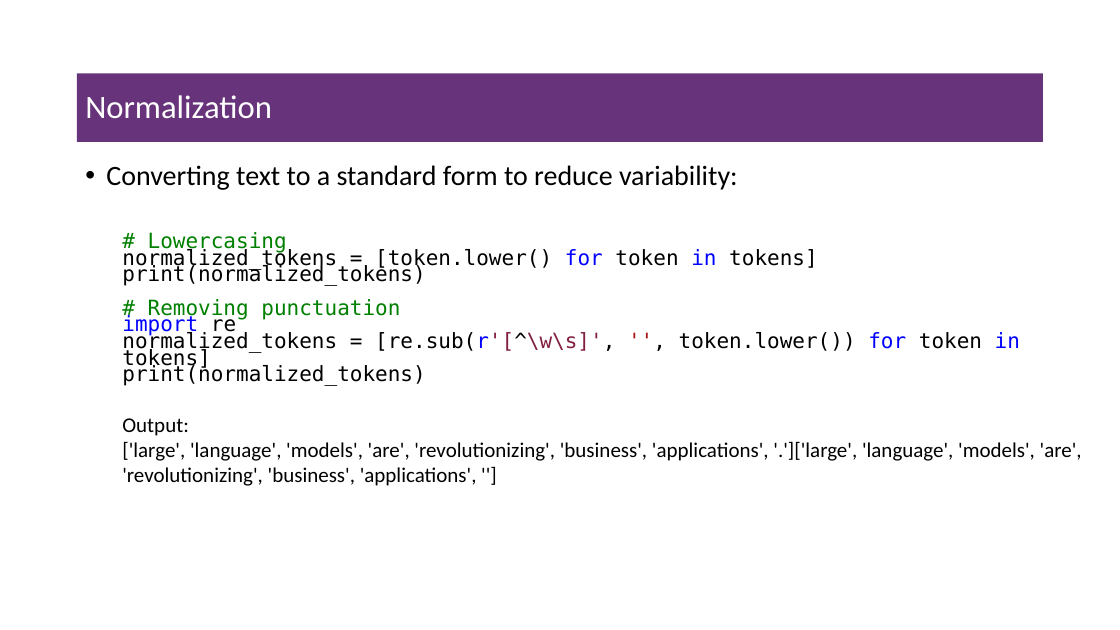
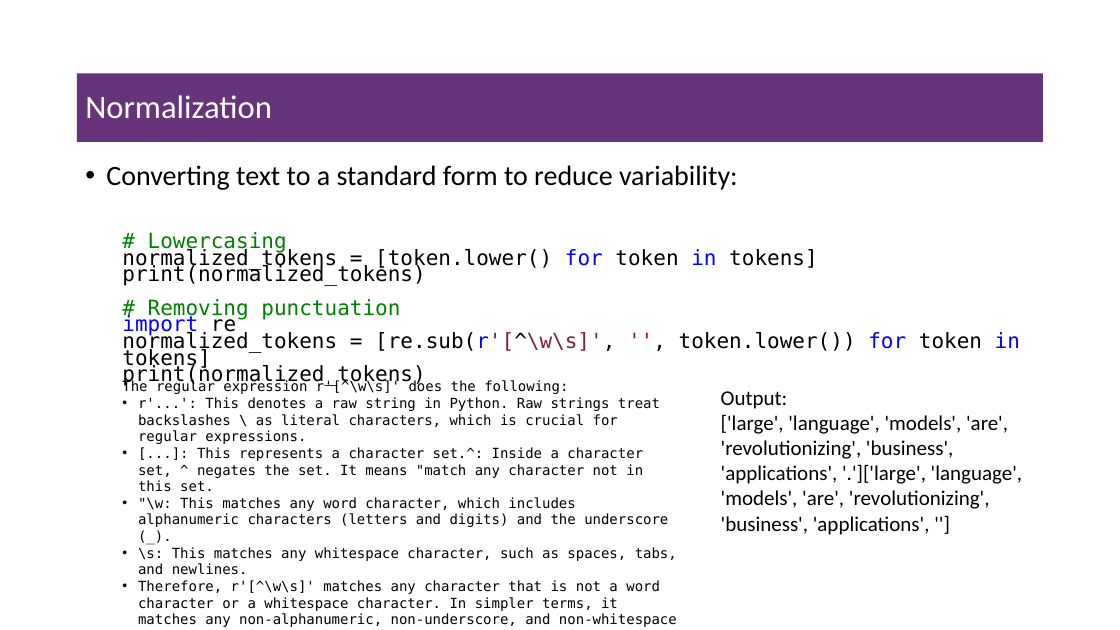
Before and after one commit to msfasha/307307-BI-Methods, a slide deck: slide 9 of 20242-NLP-LLM/lecture notes/Part 1 - Introduction to NLP/1-introduction to NLP.pptx. Drawn at 1120x630 pixels with LibreOffice and Linux fonts; fonts in the diff are those of the drawing; background and template pictures are left out. Boxes give left, top, right and bottom in pixels: in the first picture for what was removed or moved away, otherwise in the second. Text is boxed around its words. In the diff, an @@ line names an element or a change of style, - is before the commit and + after.

```diff
--- a/20242-NLP-LLM/lecture notes/Part 1 - Introduction to NLP/1-introduction to NLP.pptx
+++ b/20242-NLP-LLM/lecture notes/Part 1 - Introduction to NLP/1-introduction to NLP.pptx
@@ text added at (x1=122, y1=380, x2=677, y2=627), 12 pt, text #000000 @@
+The regular expression r'[^\w\s]' does the following:
+• r'...': This denotes a raw string in Python. Raw strings treat backslashes \ as literal characters, which is crucial for regular expressions.
+• [...]: This represents a character set.^: Inside a character set, ^ negates the set. It means "match any character not in this set.
+• "\w: This matches any word character, which includes alphanumeric characters (letters and digits) and the underscore (_).
+• \s: This matches any whitespace character, such as spaces, tabs, and newlines.
+• Therefore, r'[^\w\s]' matches any character that is not a word character or a whitespace character. In simpler terms, it matches any non-alphanumeric, non-underscore, and non-whitespace character. This effectively targets punctuation marks, symbols, and other special characters.
@@ text "Output:" rewrapped from (x1=122, y1=418, x2=1082, y2=486) to (x1=721, y1=391, x2=1022, y2=535) @@
```
Also in this commit, not shown: 5 other slides changed, 1 slide added, 1 other file.
